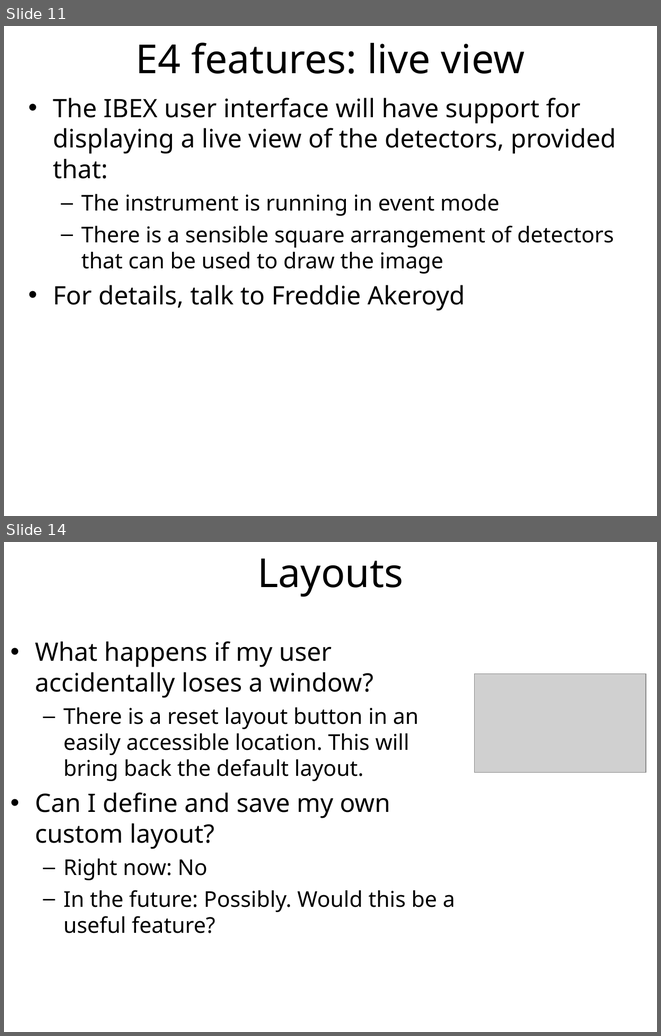
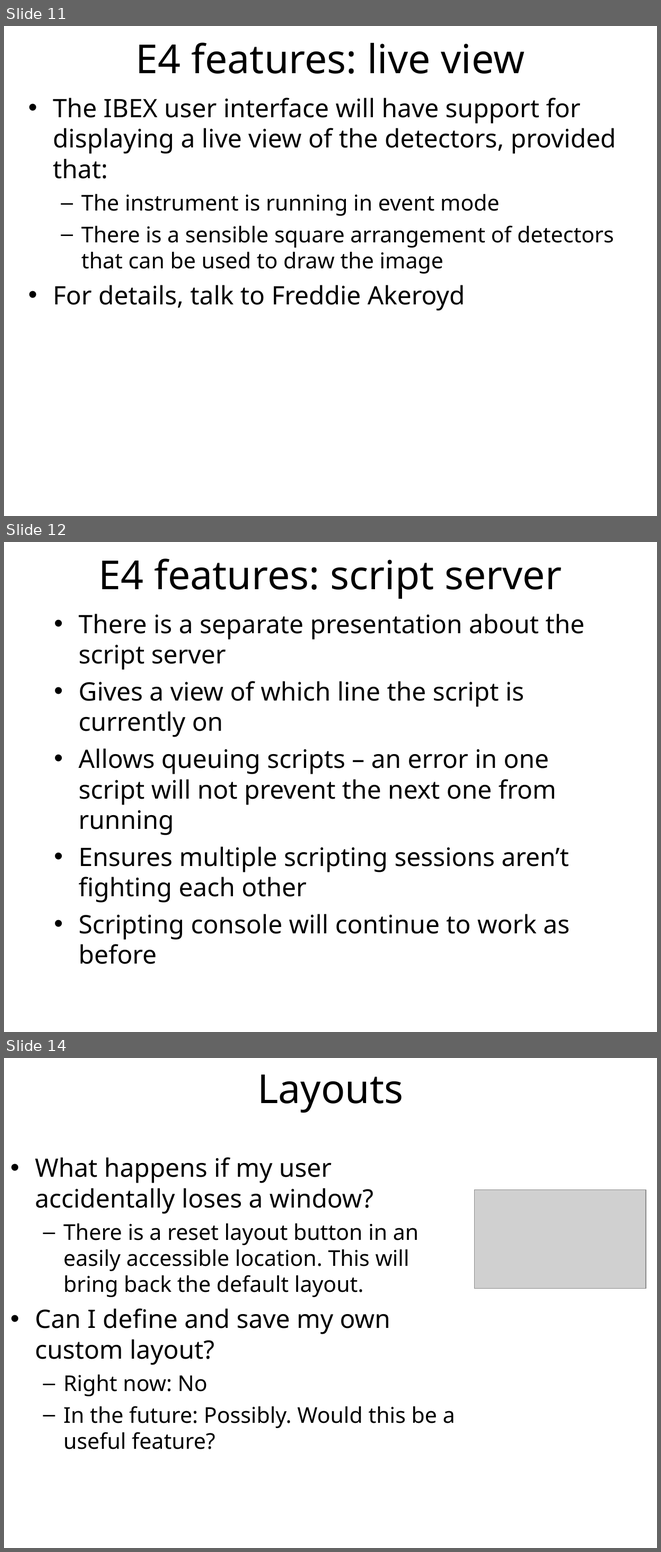
Before and after one commit to ISISComputingGroup/ibex_user_manual, a slide deck: eclipse_4_changes.ppt. Shown one above the other, each under a label of ours: slides 11 and 14 before the commit, slides 11, 12 and 14 after it; the slides between them are not shown. The pictures are 661x1036 and 661x1552 pixels, drawn with LibreOffice and Linux fonts; fonts in the diff are those of the drawing; grey boxes stand for pictures; background and template pictures are left out. Boxes give left, top, right and bottom in pixels: in the first picture for what was removed or moved away, otherwise in the second. Text is boxed around its words. In the diff, an @@ line names an element or a change of style, - is before the commit and + after.

```diff
--- a/eclipse_4_changes.ppt
+++ b/eclipse_4_changes.ppt
@@ slide 12 added at (4,542,657,1032), background #FFFFFF @@
@@ title added at (99,558,562,599), 44 pt, text #000000 @@
+E4 features: script server
@@ text added at (79,614,585,964), 28 pt, text #000000 @@
+• There is a separate presentation about the script server
+• Gives a view of which line the script is currently on
+• Allows queuing scripts – an error in one script will not prevent the next one from running
+• Ensures multiple scripting sessions aren’t fighting each other
+• Scripting console will continue to work as before
```
Also in this commit, not shown: 4 slides changed, 1 slide removed.
